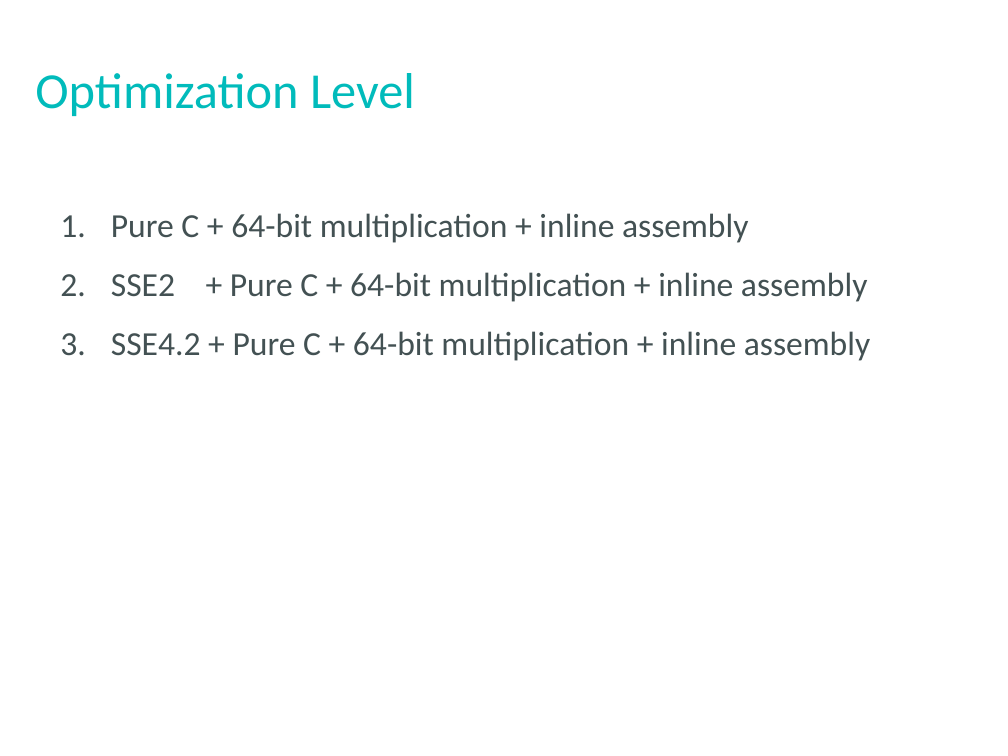
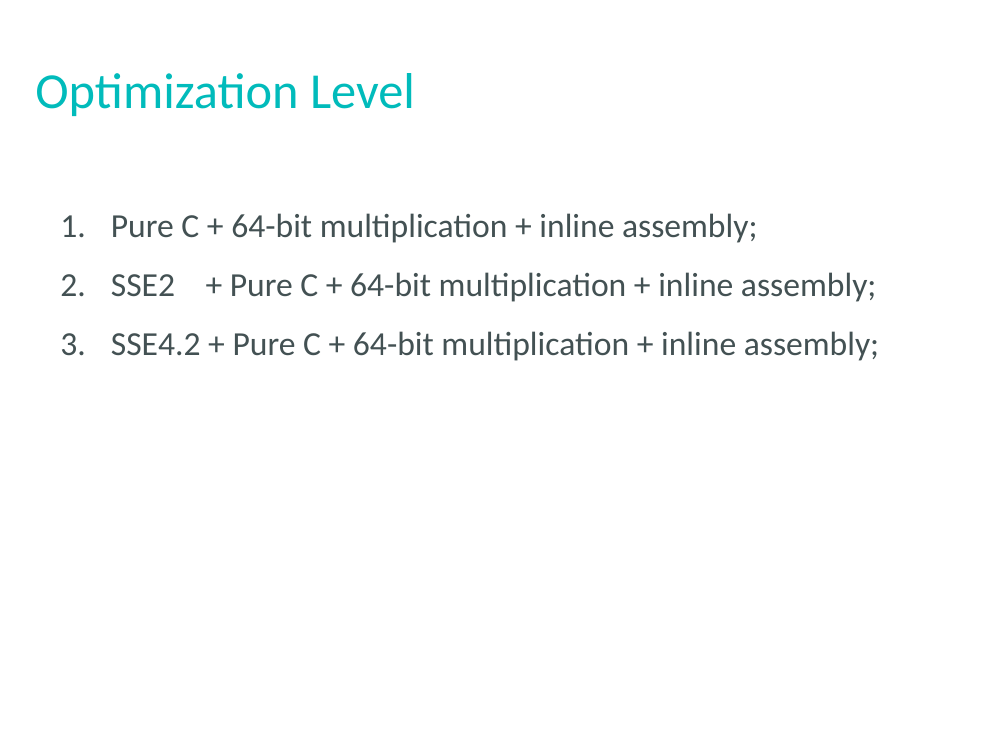
Before and after one commit to cisco/opus, a slide deck: slide 5 of cisco-opus-optimization.pptx. Drawn at 1008x756 pixels with LibreOffice and Linux fonts; fonts in the diff are those of the drawing. Boxes give left, top, right and bottom in pixels: in the first picture for what was removed or moved away, otherwise in the second. Text is boxed around its words. In the diff, an @@ line names an element or a change of style, - is before the commit and + after.

Commit message:
update x86 optimization doc

```diff
--- a/cisco-opus-optimization.pptx
+++ b/cisco-opus-optimization.pptx
@@ text at (111, 213, 879, 361): text changed @@
-1. Pure C + 64-bit multiplication + inline assembly
-2. SSE2 + Pure C + 64-bit multiplication + inline assembly
-3. SSE4.2 + Pure C + 64-bit multiplication + inline assembly
+1. Pure C + 64-bit multiplication + inline assembly;
+2. SSE2 + Pure C + 64-bit multiplication + inline assembly;
+3. SSE4.2 + Pure C + 64-bit multiplication + inline assembly;
```
Also in this commit, not shown: 7 other slides changed, 2 slides added, 1 slide removed.
